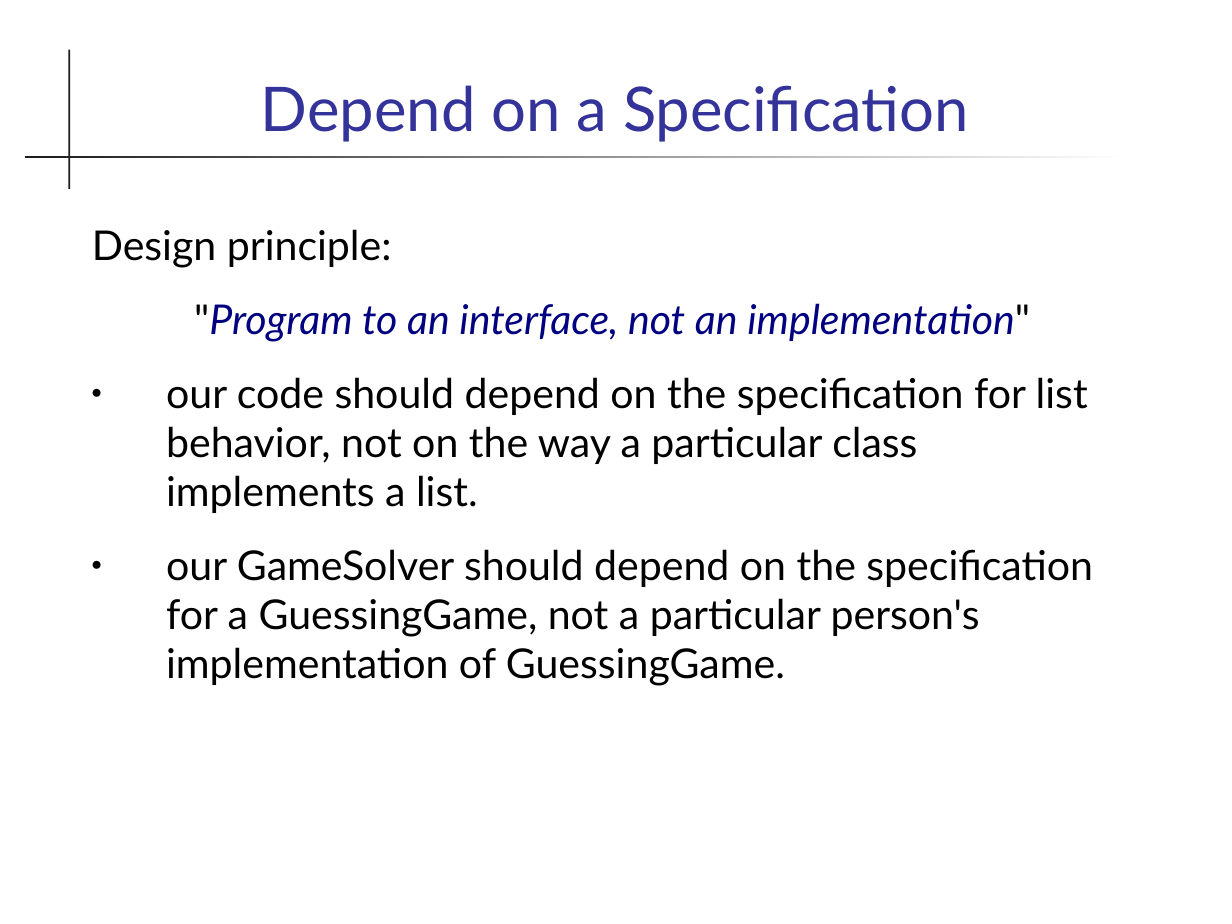
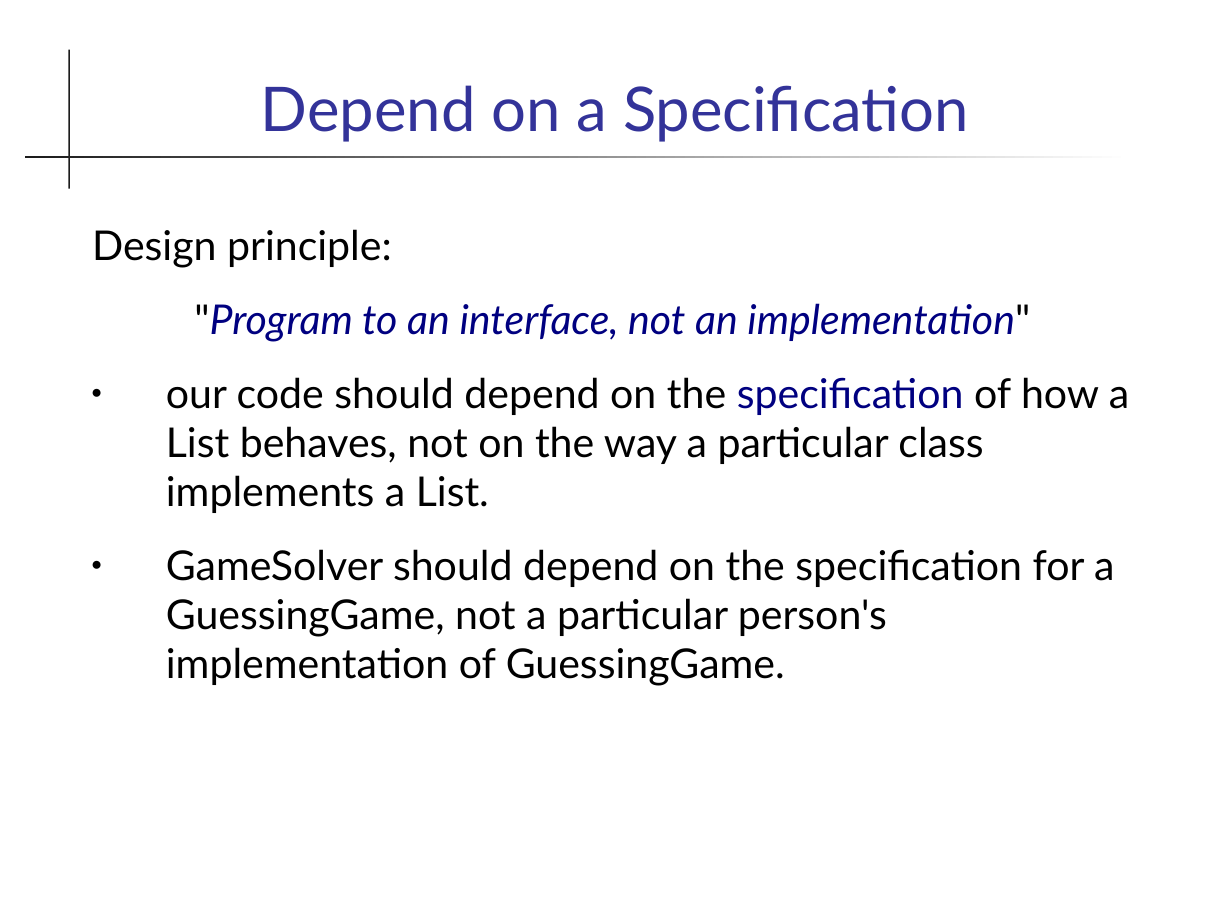
Before and after one commit to skeoop/skeoop.github.io, a slide deck: slide 15 of collections/ArrayList.ppt (slide 13 before the commit). Drawn at 1232x924 pixels with LibreOffice and Linux fonts; fonts in the diff are those of the drawing. Boxes give left, top, right and bottom in pixels: in the first picture for what was removed or moved away, otherwise in the second. Text is boxed around its words. In the diff, an @@ line names an element or a change of style, - is before the commit and + after.

```diff
--- a/collections/ArrayList.ppt
+++ b/collections/ArrayList.ppt
@@ text at (x1=166, y1=377, x2=1129, y2=686): text changed @@
-● our code should depend on the specification for list behavior, not on the way a particular class implements a list.
-● our GameSolver should depend on the specification for a GuessingGame, not a particular person's implementation of GuessingGame.
+● our code should depend on the specification of how a List behaves, not on the way a particular class implements a List.
+● GameSolver should depend on the specification for a GuessingGame, not a particular person's implementation of GuessingGame.
```
Also in this commit, not shown: 6 other slides changed, 3 slides added, 9 other files.
